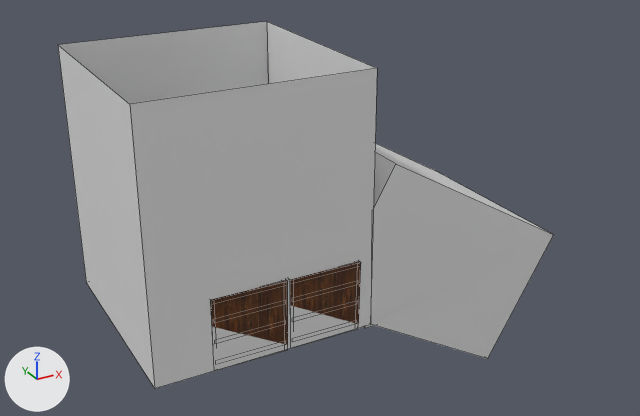
Before and after pictures for a commit that changed the Blender file assets/models/study.blend.
Rendered twice from a 50 mm camera at (-16.1, -40.6, 24.8) aimed at (6.5, 0.5, 4.2). The lights are fixed; the arrows at lower left show +X, +Y and +Z. Mesh edges are drawn as thin lines.

Names of what the first picture shows: 'Bookshelf', 'Room'.
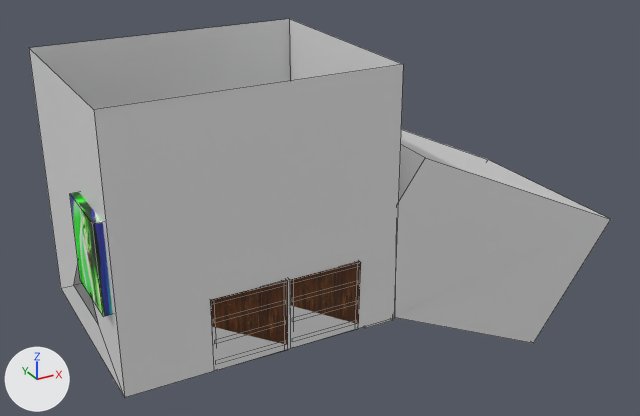
Location of each change, (x1, y1, x2, y2) in pixels of the pictures (640 x 416 px):
'Room', reshaped, rescaled (18% wider)
    before: (58, 21, 553, 388)
    after: (29, 19, 611, 398)
'Painting', moved (not visible before)
    after: (70, 192, 113, 317)
part 1 of me_cube, built on
    before: (58, 45, 155, 388)
    after: (29, 49, 125, 398)

What the commit changed:
me_cube has 35 vertices, 16 faces and spans x -1.0..3.1, y -1.0..1.0, z -1.69..1.0.
me_cube is used by ob_room; location (0.0, 0.0, 7.0); scale (6.0, 6.0, 7.0).
Verts and faces of me_cube; kept vertices keep their numbers, new ones are numbered from 35.
Before the commit, vertices of me_cube: 10 (-1.0, 1.0, 1.0), 11 (-1.0, 1.0, -1.0), 12 (-1.0, -1.0, 1.0), 13 (-1.0, -1.0, -1.0).
Part 1, on me_cube:
Faces deleted: (10, 11, 13, 12).
New vertex 35 is at (-1.0, -0.41, -0.71).
New vertex 36 is at (-1.0, 0.39, -0.72).
New vertex 37 is at (-1.0, -0.04, -0.28).
New faces: (10, 11, 36, 37, 35, 13, 12), (11, 13, 35, 36).
Object 'Room' (ob_room) is rescaled from (6.0, 6.0, 7.0) to (7.48, 6.0, 7.0).
Object 'Painting' (ob_painting) moves from (-5.58, 0.0, 5.96) to (-7.65, -3.5, 6.48).
